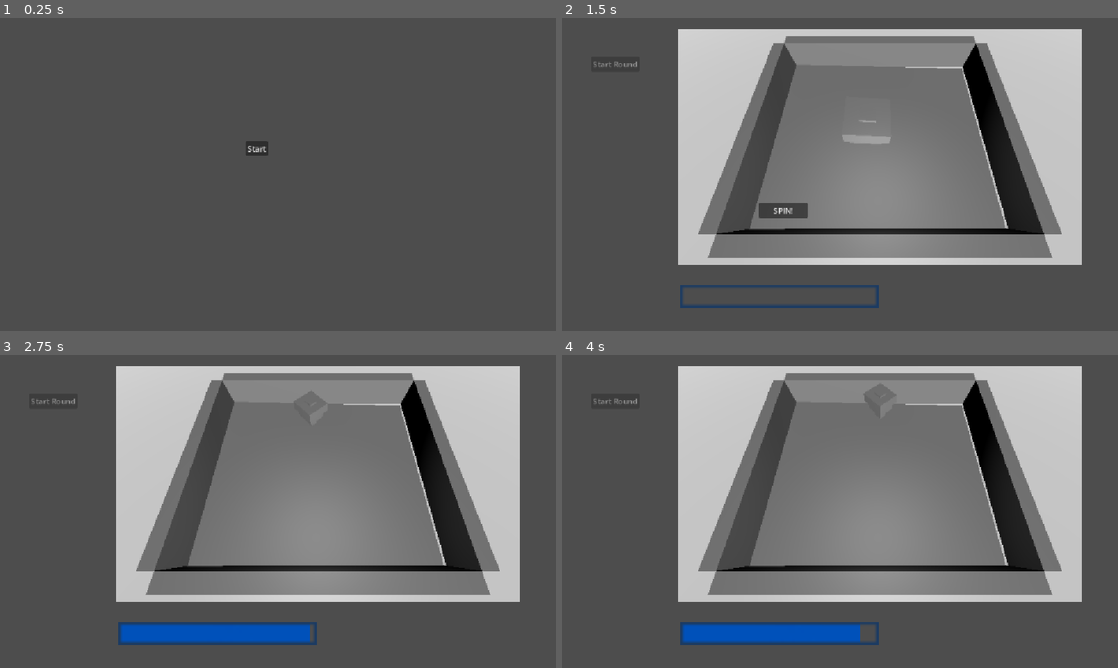
Above: before the commit, frames 1-4 (two rows, left to right).
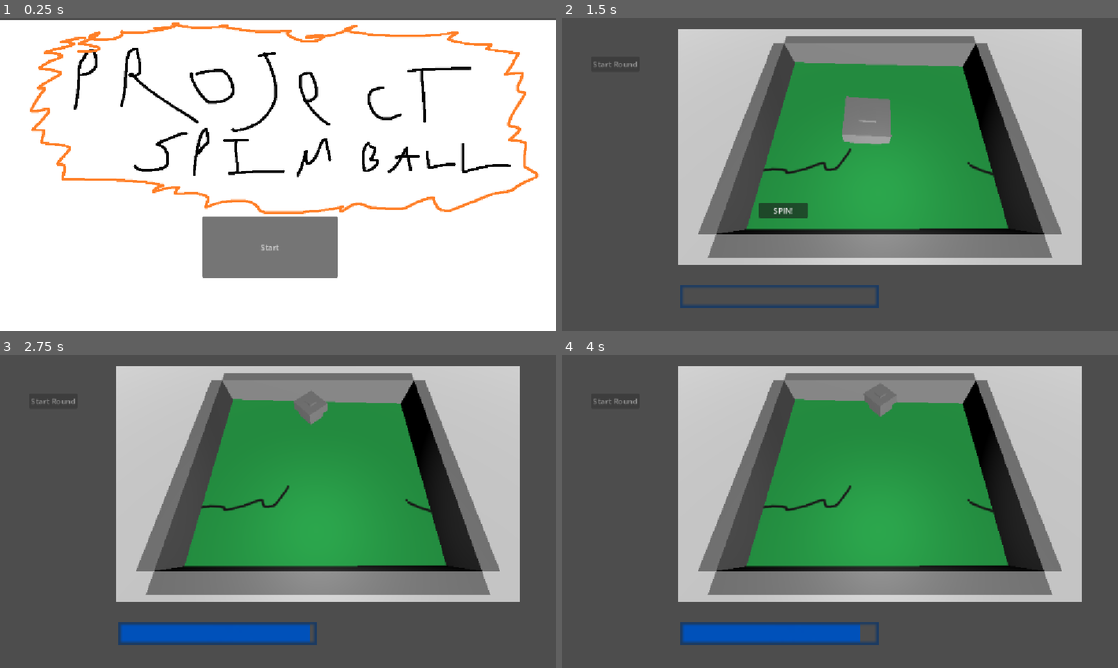
Above: after the commit, the same moments.

Repository: TheSamuraiNija/Project-Spinner
Game: Godot game, scene res://Scenes/menu/menu.tscn
Two runs of this game, one before a commit and one after it. Both use one fixed random seed, a clock stepped at 60 frames per second and the inputs below.
Inputs:
- Up to frame 1 (0.25 s): no input
- Up to frame 2 (1.5 s): click "Start" at 0.5 s; click "Start Round" at 1.25 s
- Up to frame 3 (2.75 s): click "SPIN!" at 2 s
- Up to frame 4 (4 s): tap Enter at 3.5 s

The runs differ from the first frame. In frame 1, 99% of the frame differs, in the area x 0-100%, y 0-100%; in frame 2, 19%; in frame 3, 20%; in frame 4, 20%.

Commit message:
Textures
Added some textures

Diff:
--- a/Idle/board.tscn
+++ b/Idle/board.tscn
@@ -1,14 +1,23 @@
 [gd_scene format=3 uid="uid://nsep2wgnvorl"]
 
+[ext_resource type="Texture2D" uid="uid://cr7dbo5voqpic" path="res://Idle/Grass.png" id="1_jc65b"]
+
 [sub_resource type="BoxMesh" id="BoxMesh_81fl3"]
+
+[sub_resource type="StandardMaterial3D" id="StandardMaterial3D_j7drg"]
+albedo_texture = ExtResource("1_jc65b")
+normal_scale = 16.0
+heightmap_enabled = true
+heightmap_scale = 16.0
 
 [sub_resource type="BoxShape3D" id="BoxShape3D_2d607"]
 
 [node name="board" type="StaticBody3D" unique_id=1893304231]
 
 [node name="MeshInstance3D" type="MeshInstance3D" parent="." unique_id=1956190247]
-transform = Transform3D(7.11111, 0.028994612, 0, -0.20627052, 0.9995799, 0, 0, 0, 6.182639, 1.5810713e-09, -1.7881393e-07, 0)
+transform = Transform3D(7.11111, 0.028994612, 0, -0.20627052, 0.9995799, 0, 0, 0, 6.182639, 1.5810713e-09, 0.10639769, 0)
 mesh = SubResource("BoxMesh_81fl3")
+surface_material_override/0 = SubResource("StandardMaterial3D_j7drg")
 
 [node name="MeshInstance3D2" type="MeshInstance3D" parent="." unique_id=2029569901]
 transform = Transform3D(0.39533055, 0, 0, 0, 1.0000002, 0, 0, 0, 6.1826396, 3.7547147, 1, 0)
--- a/Scenes/menu/menu.tscn
+++ b/Scenes/menu/menu.tscn
@@ -1,6 +1,7 @@
 [gd_scene format=3 uid="uid://dc1chj1r56bti"]
 
 [ext_resource type="Script" uid="uid://iqjcdd3ap7tr" path="res://Scenes/menu/menu.gd" id="1_2oqc5"]
+[ext_resource type="Texture2D" uid="uid://cxxdhx6l025fn" path="res://Scenes/menu/Title.png" id="2_nga6i"]
 
 [node name="menu" type="Control" unique_id=1479196330]
 layout_mode = 3
@@ -11,12 +12,20 @@
 grow_vertical = 2
 script = ExtResource("1_2oqc5")
 
+[node name="TextureRect" type="TextureRect" parent="." unique_id=849648786]
+layout_mode = 0
+offset_left = -5.0
+offset_top = 5.0
+offset_right = 1152.0
+offset_bottom = 723.0
+texture = ExtResource("2_nga6i")
+
 [node name="startButton" type="Button" parent="." unique_id=1815146436]
 layout_mode = 0
-offset_left = 509.0
-offset_top = 255.0
-offset_right = 555.0
-offset_bottom = 286.0
+offset_left = 419.0
+offset_top = 411.0
+offset_right = 700.0
+offset_bottom = 538.0
 text = "Start"
 
 [connection signal="pressed" from="startButton" to="." method="_on_start_button_pressed"]
Binary file added: Idle/Grass.png
Not shown, added: Idle/Grass.png.import
Binary file added: Scenes/menu/Title.png
Not shown, added: Scenes/menu/Title.png.import
